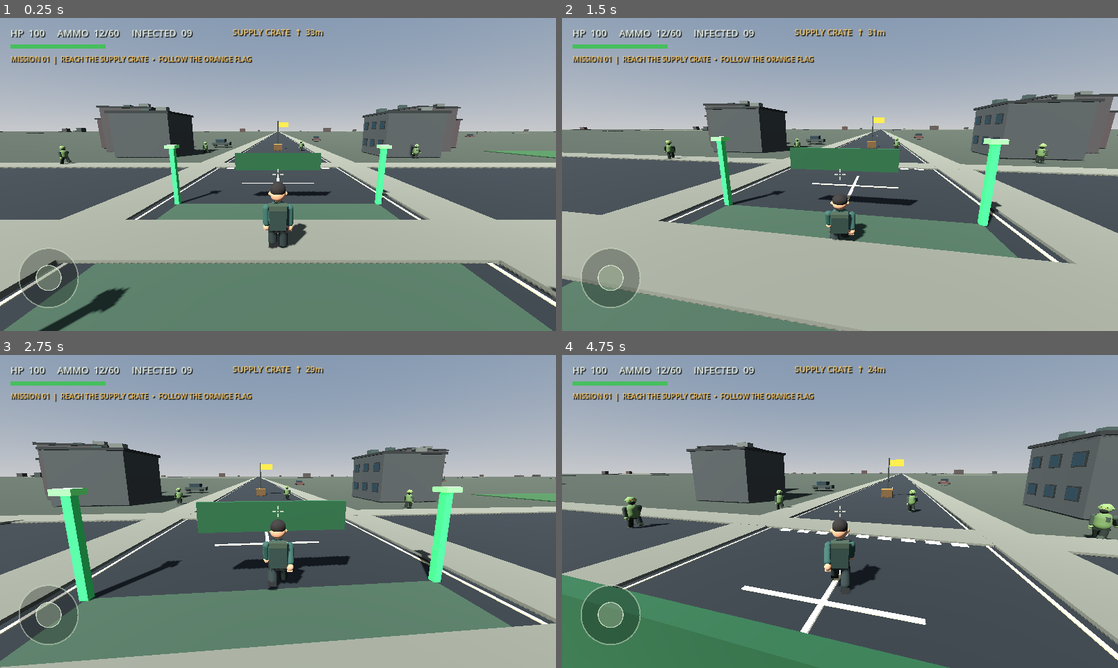
Above: before the commit, frames 1-4 (two rows, left to right).
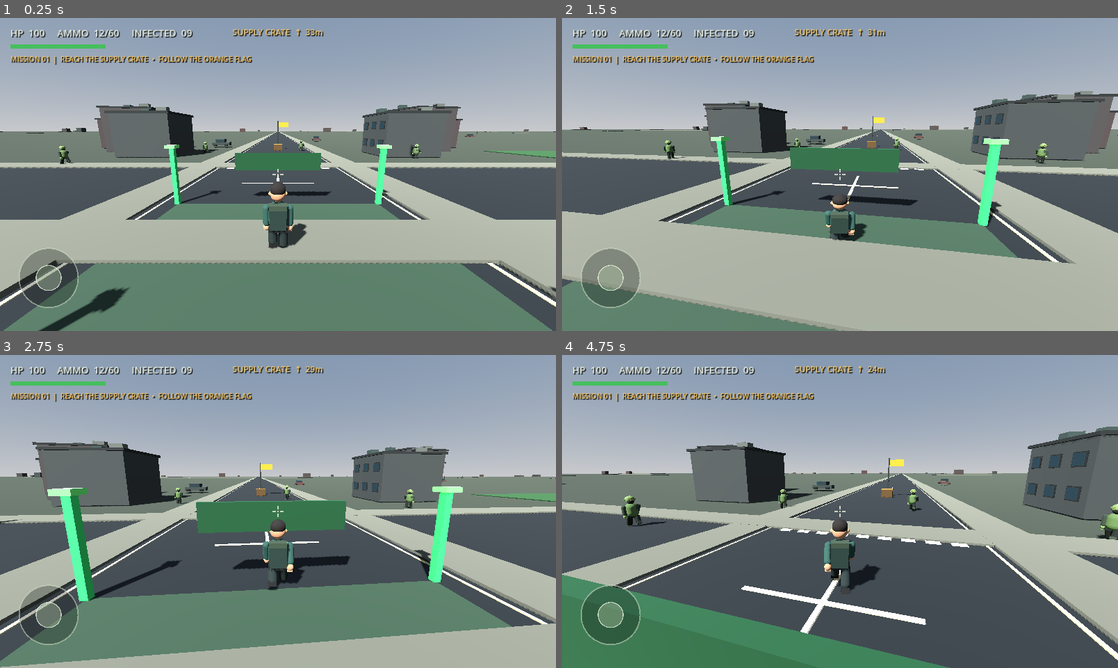
Above: after the commit, the same moments.

Repository: aljunatis40-alt/zombie-world-survivor
Game: Godot game, scene res://scenes/main.tscn
The game is run twice, just before and just after one commit, with the same random seed, the same clock (stepped at 60 frames per second) and the same inputs.
Inputs (mouse positions are in pixels of both pictures, inside the frame that each line leads up to):
- Up to frame 1 (0.25 s): no input
- Up to frame 2 (1.5 s): move the mouse to (867, 174) at 0.52 s; hold W (move_forward) from 0.53 s (still down); tap C (crouch) at 0.6 s; click (867, 174) at 0.8 s; move the mouse to (812, 174) at 1.27 s; click (812, 174) at 1.35 s
- Up to frame 3 (2.75 s): keep holding W (move_forward); tap Shift (sprint) at 1.55 s; move the mouse to (289, 505) at 2.02 s; hold Shift (sprint) from 2.03 s (still down); tap C (crouch) at 2.3 s
- Up to frame 4 (4.75 s): keep holding W (move_forward); move the mouse to (834, 517) at 2.77 s; release Shift (sprint) at 2.78 s; tap C (crouch) at 2.85, 4.55 s; click (834, 517) at 3.05 s; move the mouse to (878, 514) at 3.52 s; hold Shift (sprint) 3.53-4.28 s; click (878, 514) at 3.6 s; move the mouse to (795, 508) at 4.27 s; tap Shift (sprint) at 4.35 s

The runs differ from the first frame. In frame 1, less than 0.1% of the frame differs, in the area x 10-76%, y 39-47%; in frame 2, less than 0.1%; in frame 3, 0.1%; in frame 4, 0.8%, in the area x 10-100%, y 42-60%.

Commit message:
Sample 12: add heal inventory and interact mobile HUD

Diff:
--- a/scripts/hud.gd
+++ b/scripts/hud.gd
@@ -7,6 +7,9 @@
 signal sit_requested
 signal crouch_changed(active: bool)
 signal aim_changed(active: bool)
+signal heal_requested
+signal inventory_toggled
+signal interact_requested
 
 const BASE_BUTTON_SIZE := Vector2(92, 64)
 const BASE_FIRE_SIZE := Vector2(108, 78)
@@ -26,6 +29,11 @@
 var sit_button: Button
 var crouch_button: Button
 var aim_button: Button
+var heal_button: Button
+var inventory_button: Button
+var interact_button: Button
+var inventory_panel: PanelContainer
+var inventory_text: Label
 var aim_active := false
 var crouch_active := false
 var move_origin := Vector2.ZERO
@@ -114,6 +122,27 @@
 		aim_button.text = "AIM ON" if active else "AIM"
 		aim_changed.emit(active)
 	)
+	heal_button = _make_button("HEAL")
+	heal_button.pressed.connect(func(): heal_requested.emit())
+	inventory_button = _make_button("BAG")
+	inventory_button.pressed.connect(func(): inventory_toggled.emit())
+	interact_button = _make_button("INTERACT")
+	interact_button.pressed.connect(func(): interact_requested.emit())
+	inventory_panel = PanelContainer.new()
+	inventory_panel.visible = false
+	inventory_panel.mouse_filter = Control.MOUSE_FILTER_STOP
+	var panel_style := StyleBoxFlat.new()
+	panel_style.bg_color = Color(0.025, 0.045, 0.04, 0.94)
+	panel_style.border_color = Color(0.72, 0.78, 0.68, 0.9)
+	panel_style.set_border_width_all(2)
+	panel_style.set_corner_radius_all(12)
+	inventory_panel.add_theme_stylebox_override("panel", panel_style)
+	add_child(inventory_panel)
+	inventory_text = Label.new()
+	inventory_text.text = "SURVIVOR INVENTORY\\n9mm Ammo\\nMedkits"
+	inventory_text.add_theme_color_override("font_color", Color(0.94, 0.96, 0.88))
+	inventory_text.add_theme_font_size_override("font_size", 20)
+	inventory_panel.add_child(inventory_text)
 
 func _make_button(label: String) -> Button:
 	var button := Button.new()
@@ -158,7 +187,22 @@
 	_place_button(sit_button, action_size, Vector2(-margin - fire_size.x, -margin - fire_size.y - 2.0 * (gap + action_size.y)))
 	_place_button(crouch_button, action_size, Vector2(-margin - fire_size.x - gap - action_size.x, -margin - fire_size.y - 2.0 * (gap + action_size.y)))
 	_place_button(aim_button, action_size, Vector2(-margin - fire_size.x - gap - action_size.x, -margin - fire_size.y - 3.0 * (gap + action_size.y)))
+	_place_button(interact_button, action_size, Vector2(-margin - fire_size.x, -margin - fire_size.y - 3.0 * (gap + action_size.y)))
+	_place_button(heal_button, action_size, Vector2(-margin - fire_size.x - gap - action_size.x, -margin - fire_size.y - 4.0 * (gap + action_size.y)))
+	_place_button(inventory_button, action_size, Vector2(-margin - fire_size.x, -margin - fire_size.y - 4.0 * (gap + action_size.y)))
+	inventory_panel.position = Vector2(size.x * 0.5 - 150.0 * ui_scale, size.y * 0.5 - 100.0 * ui_scale)
+	inventory_panel.size = Vector2(300.0 * ui_scale, 200.0 * ui_scale)
+	inventory_text.add_theme_font_size_override("font_size", roundi(20.0 * ui_scale))
 	queue_redraw()
+
+func set_inventory_text(value: String) -> void:
+	if is_instance_valid(inventory_text):
+		inventory_text.text = value
+
+func toggle_inventory() -> void:
+	if is_instance_valid(inventory_panel):
+		inventory_panel.visible = not inventory_panel.visible
+		inventory_button.text = "CLOSE" if inventory_panel.visible else "BAG"
 
 func _place_button(button: Button, button_size: Vector2, offset: Vector2) -> void:
 	button.anchor_left = 1.0
@@ -194,7 +238,7 @@
 		health_bar_fill.color = Color(0.28, 0.78, 0.38, 0.95) if ratio > 0.5 else (Color(0.95, 0.68, 0.18, 0.95) if ratio > 0.25 else Color(0.92, 0.24, 0.20, 0.98))
 
 func _is_over_action_button(point: Vector2) -> bool:
-	for button in [fire_button, reload_button, jump_button, sprint_button, sit_button, crouch_button, aim_button]:
+	for button in [fire_button, reload_button, jump_button, sprint_button, sit_button, crouch_button, aim_button, heal_button, inventory_button, interact_button]:
 		if is_instance_valid(button) and button.get_global_rect().has_point(point):
 			return true
 	return false
